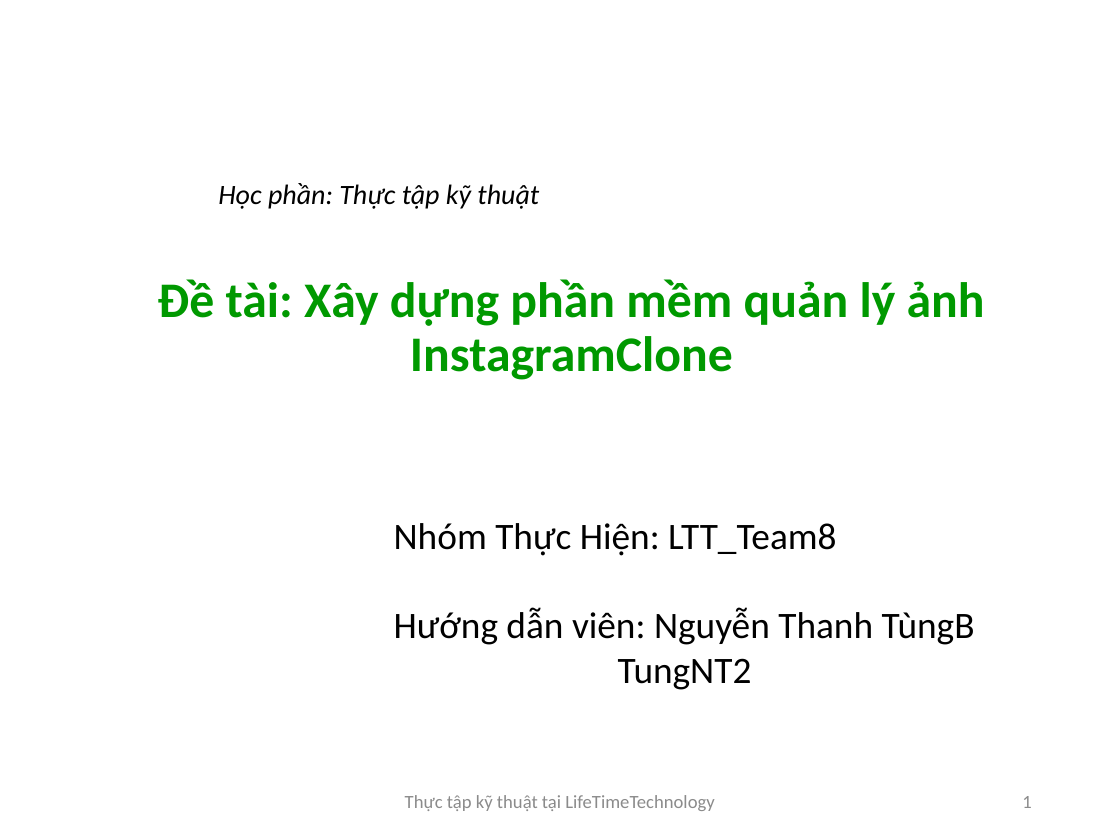
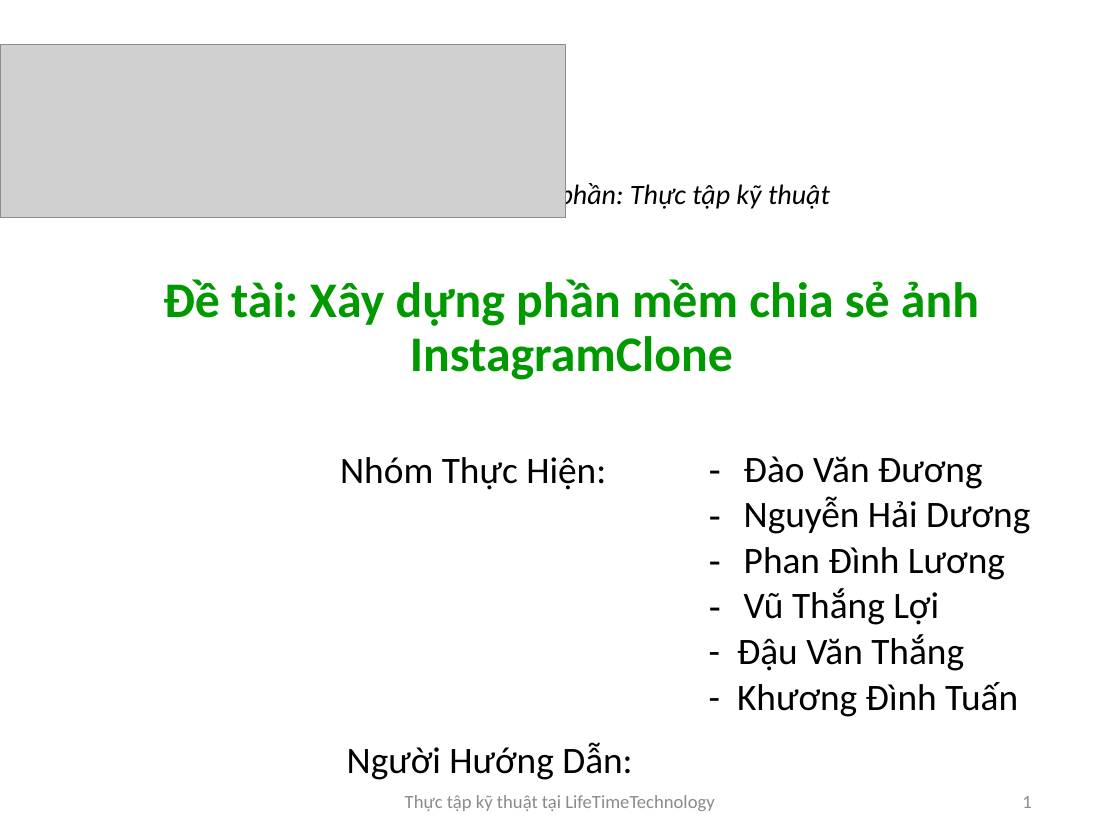
Before and after one commit to DaoVanDuong/baocaoThucTap, a slide deck: slide 1 of baocaoThucTap.pptx. Drawn at 1120x840 pixels with LibreOffice and Linux fonts; fonts in the diff are those of the drawing; grey boxes stand for pictures; background and template pictures are left out. Boxes give left, top, right and bottom in pixels: in the first picture for what was removed or moved away, otherwise in the second. Text is boxed around its words. In the diff, an @@ line names an element or a change of style, - is before the commit and + after.

```diff
--- a/baocaoThucTap.pptx
+++ b/baocaoThucTap.pptx
@@ picture added at <box>0,45,566,217</box> @@
@@ title "BÁO CÁO THỰC TẬP" at <box>252,44,1120,149</box>: size 36 to 32.4 pt @@
@@ text "Học phần: Thực tập kỹ ..." rewrapped from <box>218,183,539,209</box> to <box>559,181,830,211</box> @@
@@ subtitle at <box>163,279,979,380</box>: text changed @@
-Đề tài: Xây dựng phần mềm quản lý ảnh InstagramClone
+Đề tài: Xây dựng phần mềm chia sẻ ảnh InstagramClone
@@ table added at <box>698,441,1084,721</box>, 1 rows, 1 columns @@
+Đào Văn Đương / Nguyễn Hải Dương / Phan Đình Lương / Vũ Thắng Lợi / - Đậu Văn Thắng / - Khương Đình Tuấn
@@ text at <box>340,457,606,490</box>: text changed @@
-Nhóm Thực Hiện: LTT_Team8
-Hướng dẫn viên: Nguyễn Thanh TùngB
-TungNT2
+Nhóm Thực Hiện:
@@ text added at <box>347,742,632,780</box>, 24 pt, text #000000 @@
+Người Hướng Dẫn:
```
Also in this commit, not shown: 5 other slides changed, 1 slide added, 4 slides removed.
